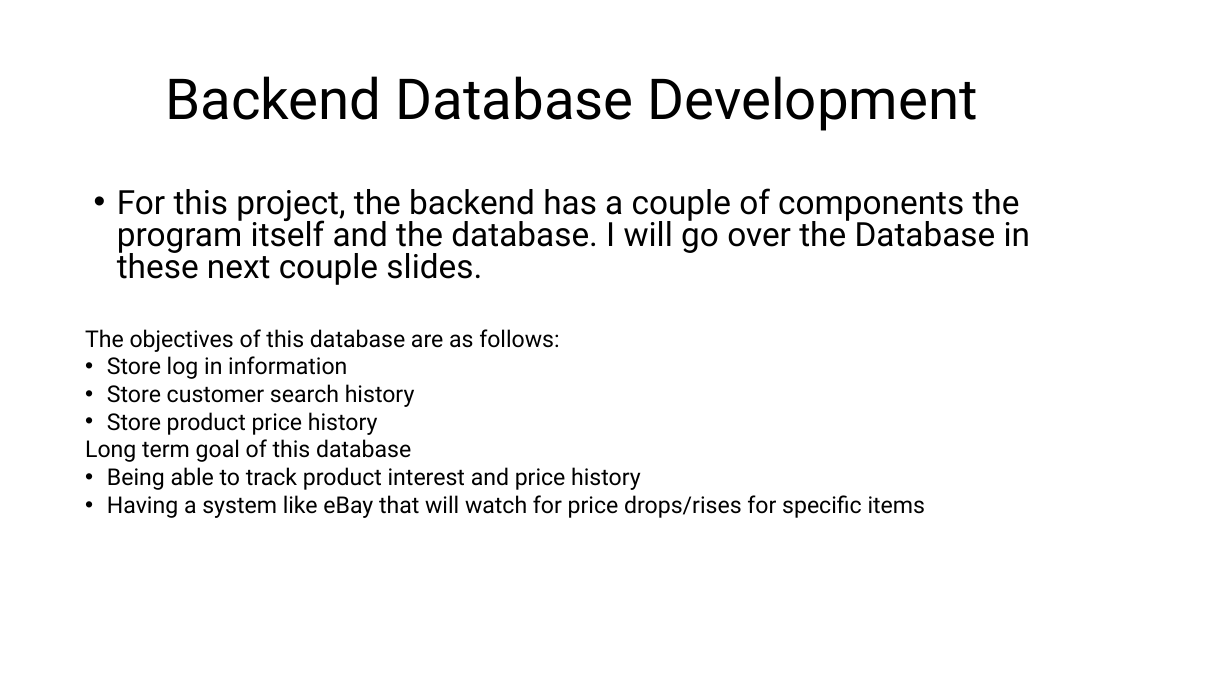
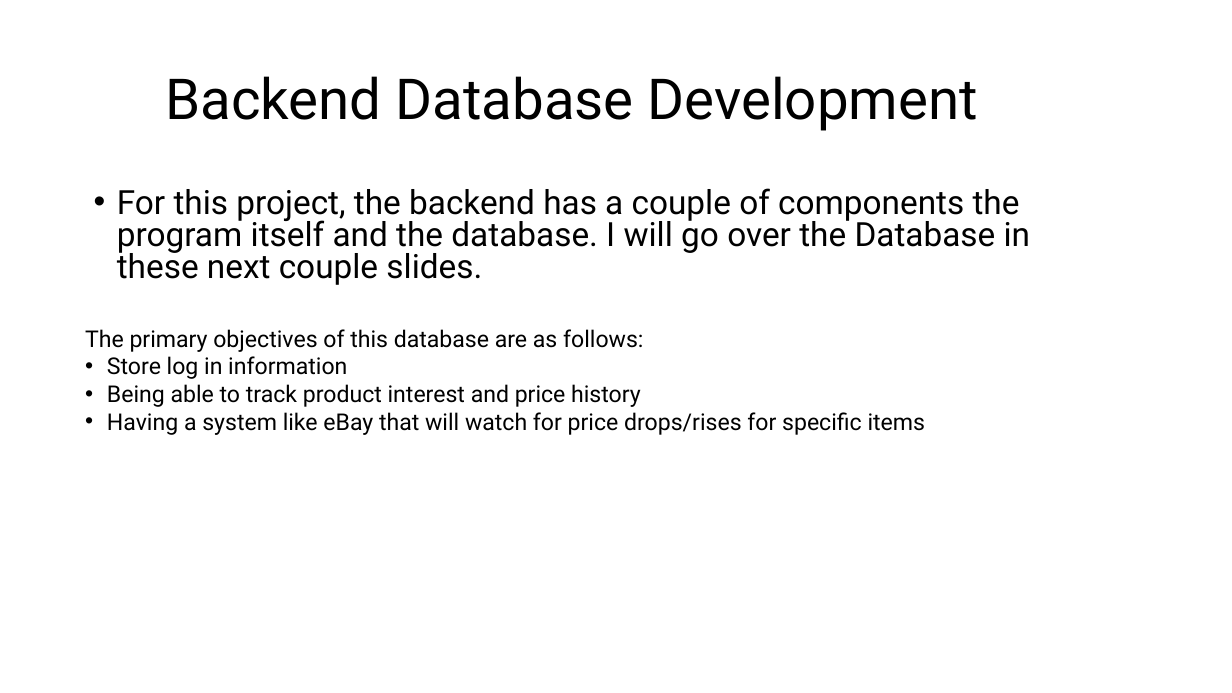
Before and after one commit to Jormungandr72/Cross-Website-Price-Checker, a slide deck: slide 7 of Documentation/Phase-One-Docs/CPT-200_Phase_One_Presentation.ppt (slide 8 before the commit). Drawn at 1232x693 pixels with LibreOffice and Linux fonts; fonts in the diff are those of the drawing. Boxes give left, top, right and bottom in pixels: in the first picture for what was removed or moved away, otherwise in the second. Text is boxed around its words. In the diff, an @@ line names an element or a change of style, - is before the commit and + after.

Commit message:
Updated Phase One Presentation
Reduced redundant text and adjusted slide count to meet requirements.

```diff
--- a/Documentation/Phase-One-Docs/CPT-200_Phase_One_Presentation.ppt
+++ b/Documentation/Phase-One-Docs/CPT-200_Phase_One_Presentation.ppt
@@ text at (85, 329, 643, 352): text changed @@
-The objectives of this database are as follows:
+The primary objectives of this database are as follows:
@@ text at (85, 384, 415, 462): paragraphs removed @@
-• Store customer search history
-• Store product price history
-Long term goal of this database
```
Also in this commit, not shown: 1 other slide changed, 1 slide removed.
